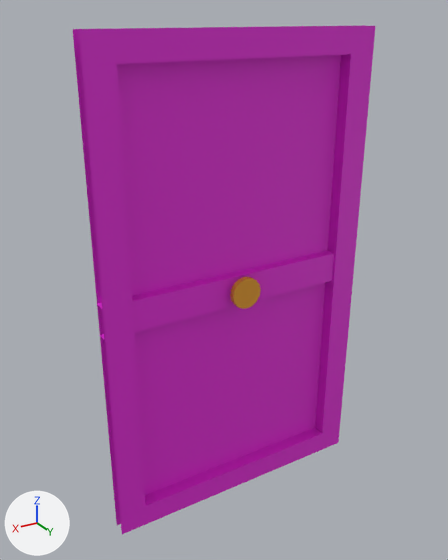
Two versions of the FBX model Assets/Rooms/DoorS.fbx, one commit apart.
Rendered twice from a 50 mm camera at (1.26, -0.55, 2.04) aimed at (0.05, -2.56, 1.04). Lighting does not change. The marker at lower left points along +X, +Y and +Z. Where no turn or scale is listed for an object, it has been applied to the vertices.

The older version as bpy lines, for what is in view:
```python
mat_door = principled_material('Door')
mat_door.base_color = (0.8, 0.0234, 0.712)  # pink #e72adb
me_plane_009 = bpy.data.meshes.new('Plane.009')
me_plane_009.from_pydata(...)  # 88 vertices, 61 faces; spans x -0.6..0.6, y -2.56..-2.47, z 0.0..2.0
# faces by material slot: [12, 49]
me_plane_009.materials.append(mat_door)  # pink #e72adb
me_plane_009.materials.append(mat_handle)  # orange #e79f2a
ob_doors = bpy.data.objects.new('DoorS', me_plane_009)
ob_doors.location = (0.0, 0.0, 0.0)
```
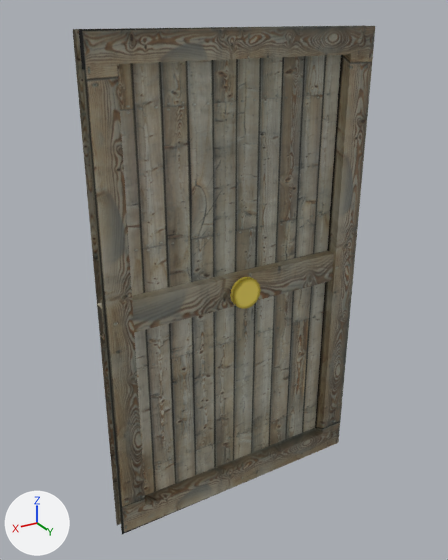
What the commit changed:
Picture 'DoorDiffuse.png' (img_doordiffuse_png) is new.
In material 'Door' (mat_door), base_color is no longer (0.8, 0.0234, 0.712), pink #e72adb.
In material 'Door' (mat_door), texture is now set to img_doordiffuse_png.
me_plane_009 has 88 vertices, 61 faces and spans x -0.6..0.6, y -2.56..-2.47, z 0.0..2.0.
me_plane_009 is used by ob_doors; location (0.0, 0.0, 0.0).
me_plane_009 part 1: texture (UV) coordinates of 61 of 61 faces, centred in x -0.54..0.54, y -2.55..-2.47, z 0.05..1.95, changed; they spanned u 0.0..1.0, v 0.0..1.0 and now span u 0.0..1.0, v 0.0..0.86.

Where the change shows, as pixel boxes [x1, y1, x2, y2] in the pictures (448 x 560 px):
'DoorS', surface changed: [73, 25, 375, 534] in both
